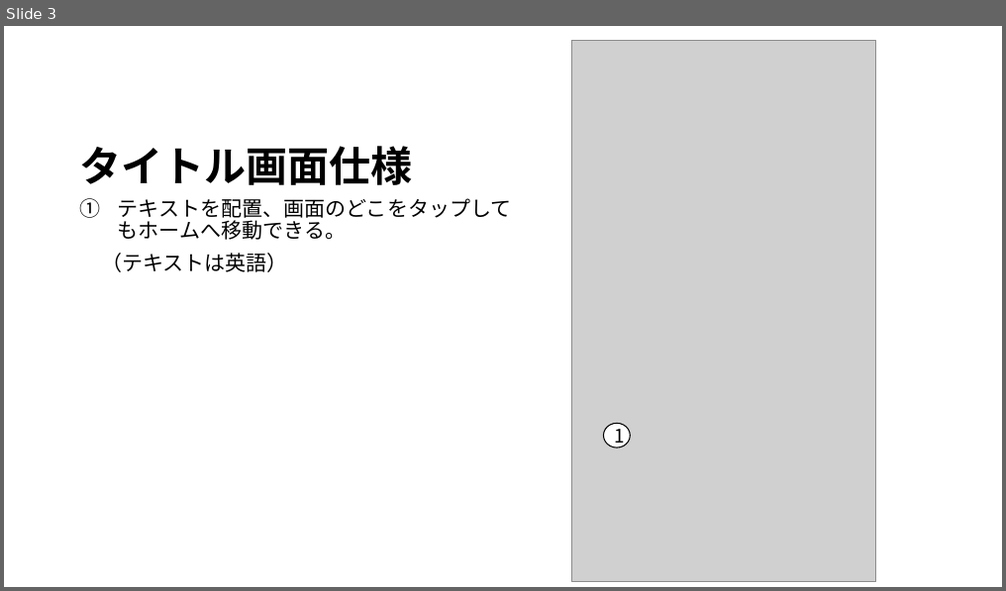
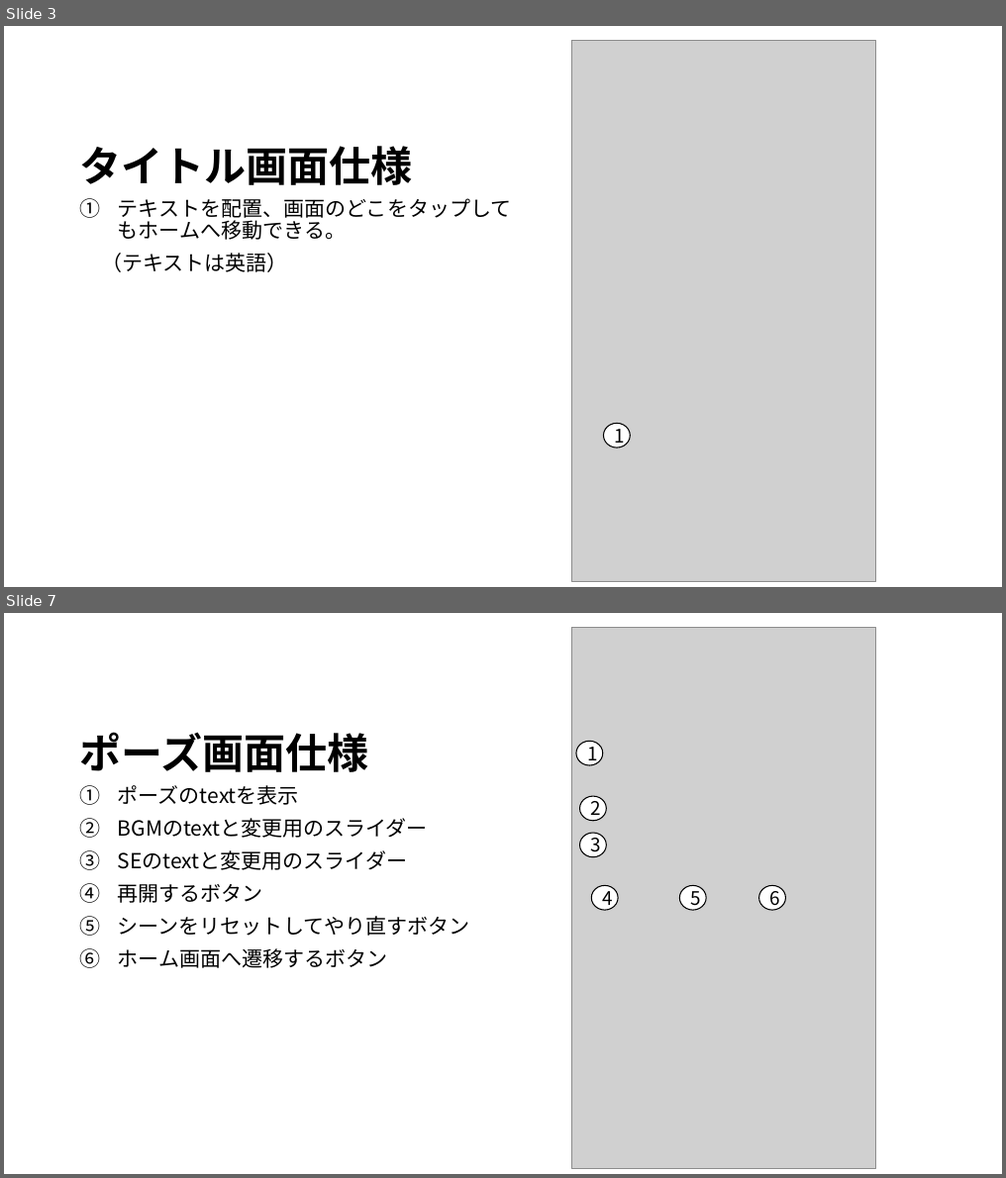
Before and after one commit to JJC-Game/StarChildren, a slide deck: Etc/仕様書/siyousho.pptx. Shown one above the other, each under a label of ours: slide 3 before the commit, slides 3 and 7 after it; the slides between them are not shown. The pictures are 1006x591 and 1006x1178 pixels, drawn with LibreOffice and Linux fonts; fonts in the diff are those of the drawing; grey boxes stand for pictures. Boxes give left, top, right and bottom in pixels: in the first picture for what was removed or moved away, otherwise in the second. Text is boxed around its words. In the diff, an @@ line names an element or a change of style, - is before the commit and + after.

Commit message:
仕様書更新

```diff
--- a/Etc/仕様書/siyousho.pptx
+++ b/Etc/仕様書/siyousho.pptx
@@ slide 7 added at [4,613,1002,1174], background #FFFFFF @@
@@ picture added at [571,627,876,1169] @@
@@ title added at [80,732,369,772], 40 pt, text #000000, bold @@
+ポーズ画面仕様
@@ ellipse added at [576,741,602,765], fill #FFFFFF, outline #000000 1 pt, 18 pt, text #000000 @@
+1
@@ text added at [118,785,470,968], 20 pt, text #000000 @@
+1. ポーズのtextを表示
+2. BGMのtextと変更用のスライダー
+3. SEのtextと変更用のスライダー
+4. 再開するボタン
+5. シーンをリセットしてやり直すボタン
+6. ホーム画面へ遷移するボタン
@@ ellipse added at [580,796,606,821], fill #FFFFFF, outline #000000 1 pt, 18 pt, text #000000 @@
+2
@@ ellipse added at [580,833,606,858], fill #FFFFFF, outline #000000 1 pt, 18 pt, text #000000 @@
+3
@@ ellipse added at [592,885,618,910], fill #FFFFFF, outline #000000 1 pt, 18 pt, text #000000 @@
+4
@@ ellipse added at [680,885,706,910], fill #FFFFFF, outline #000000 1 pt, 18 pt, text #000000 @@
+5
@@ ellipse added at [759,885,785,910], fill #FFFFFF, outline #000000 1 pt, 18 pt, text #000000 @@
+6
```
Also in this commit, not shown: 4 slides changed, 1 other slide added.
